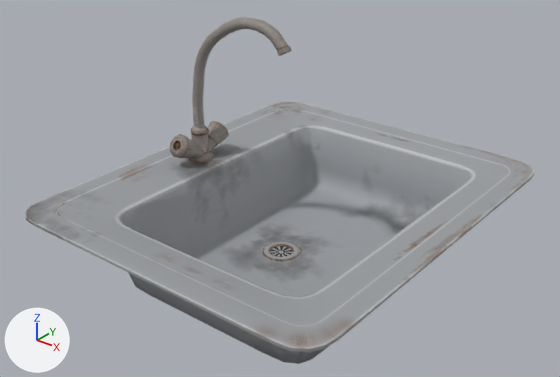
The FBX model Assets/_App/Resources/Kitchen/Meshes/Objects/Sink01.FBX as it was, and as the next commit left it.
Both versions are drawn from a camera (50 mm lens) standing at (0.776, -0.685, 1.271) and looking at (0.249, -0.027, 0.863). Arrows for +X, +Y and +Z are at lower left; the lights stay in place. Objects named as collision shapes, trigger or cutter boxes, shadow casters or lower levels of detail are left out. Where no turn or scale is listed for an object, it has been applied to the vertices.

The first picture shows 'Sink01_LOD0'.
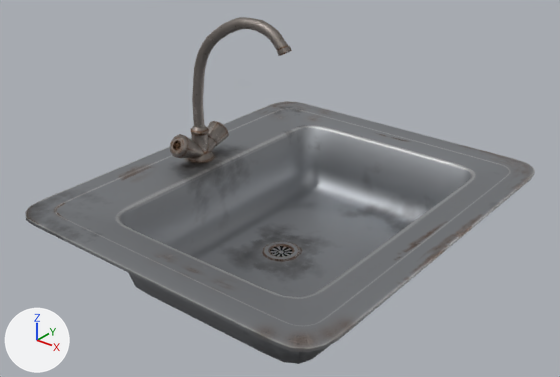
The change, as a list of edits to the scene's bpy script:
```text
Change mat_sink01_inst:
    mat_sink01_inst.metallic: 0.0 -> 1.0
Change me_sink01:
    where me_sink01.from_pydata(...)  # 752 vertices, 1380 faces; spans x 3.5..46.5, y -25.5..25.5, z 75.5..105.4
    used by ob_sink01_lod0; parent = ob_sink01; location = (0.0, 0.0, 0.0)
    me_sink01 part 1: the loose piece of 220 vertices spanning x 8.3..24.3, y -0.8..0.8, z 89.7..105.4 is turned -90 degrees about the x axis through the mesh origin and scaled by 0.01
    me_sink01 part 2: the loose piece of 56 vertices spanning x 20.6..25.3, y -2.3..2.3, z 75.5..75.7 is turned -90 degrees about the x axis through the mesh origin and scaled by 0.01
    me_sink01 part 3: the loose piece of 70 vertices spanning x 7.9..10.3, y -1.2..1.2, z 88.6..89.7 is turned -90 degrees about the x axis through the mesh origin and scaled by 0.01
    me_sink01 part 4: the loose piece of 184 vertices spanning x 3.5..46.5, y -25.5..25.5, z 75.6..85.3 is turned -90 degrees about the x axis through the mesh origin and scaled by 0.01
    me_sink01 part 5: the loose piece of 40 vertices spanning x 7.2..10.9, y -1.7..1.7, z 85.1..88.6 is turned -90 degrees about the x axis through the mesh origin and scaled by 0.01
    me_sink01 part 6: the loose piece of 20 vertices spanning x 8.0..10.1, y -0.4..2.5, z 85.0..87.9 is scaled about its middle by (0.00996, 0.00157, 0.00234), then moved by (-9.0, -0.2, -86.4)
    me_sink01 part 7: the loose piece of 20 vertices spanning x 8.0..10.1, y -2.5..0.4, z 85.0..87.9 is scaled about its middle by (0.00996, -0.00157, -0.00234), then moved by (-9.0, 1.9, -86.4)
    me_sink01 part 8: the loose piece of 71 vertices spanning x 7.5..10.7, y -4.7..-1.4, z 86.0..89.3 is deleted
    me_sink01 part 9: the loose piece of 71 vertices spanning x 7.5..10.7, y 1.4..4.7, z 86.0..89.3 is deleted
Change ob_sink01_lod0:
    remove ob_sink01_lod0.parent = ob_sink01
    ob_sink01_lod0.rotation_euler: (0.0, 0.0, 0.0) -> (1.571, 0.0, 0.0)  # degrees (0, 0, 0) -> degrees (90, 0, 0)
```

Location of each change, (x1, y1, x2, y2) in pixels of the pictures (560 x 377 px; the box of a moved part takes in the faces that stretch with it):
'Sink01_LOD0', surface changed, turned, moved: (25, 17, 535, 364) in both
'Hot', now drawn: after (170, 134, 197, 158)
'Cold', now drawn: after (207, 121, 229, 146)
part 1 of me_sink01, moved or reshaped: (192, 17, 292, 128) in both
part 2 of me_sink01, moved or reshaped: (263, 241, 299, 261) in both
part 3 of me_sink01, moved or reshaped: (191, 126, 209, 136) in both
part 4 of me_sink01, moved or reshaped: (25, 101, 535, 364) in both
part 5 of me_sink01, moved or reshaped: (188, 134, 214, 163) in both
part 6 of me_sink01, moved or reshaped: before (207, 136, 216, 152); after (191, 143, 204, 159)
part 7 of me_sink01, moved or reshaped: before (191, 143, 204, 159); after (207, 136, 216, 152)
part 8 of me_sink01, deleted: before (170, 134, 197, 158)
part 9 of me_sink01, deleted: before (207, 121, 229, 146)
